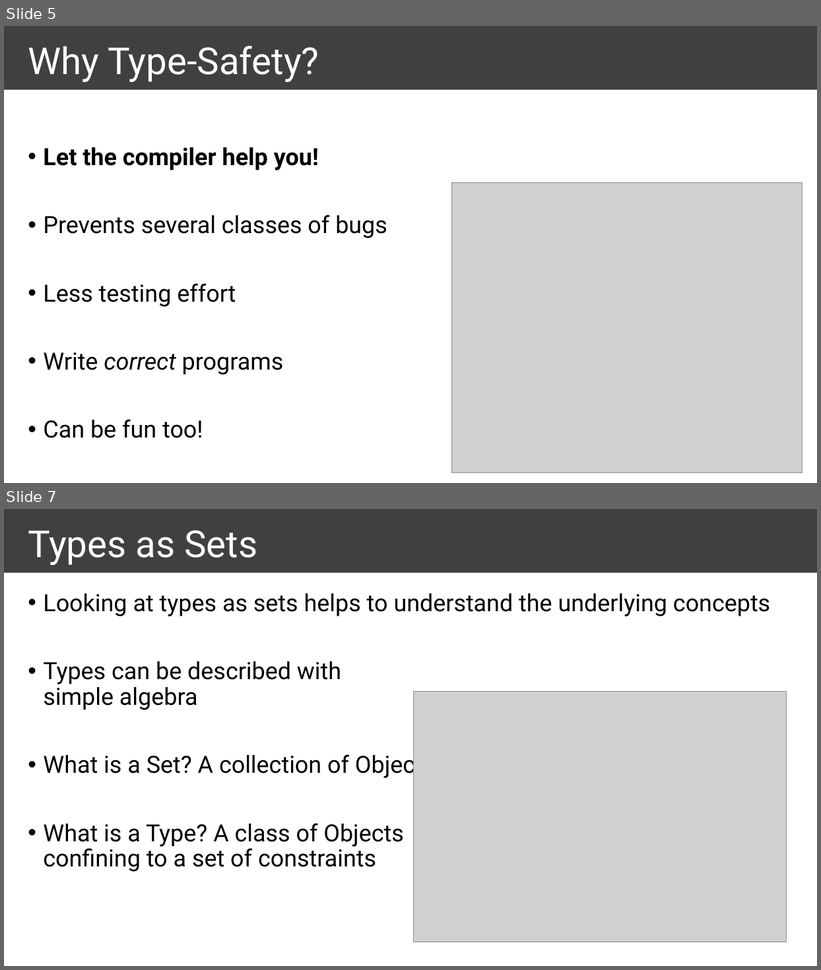
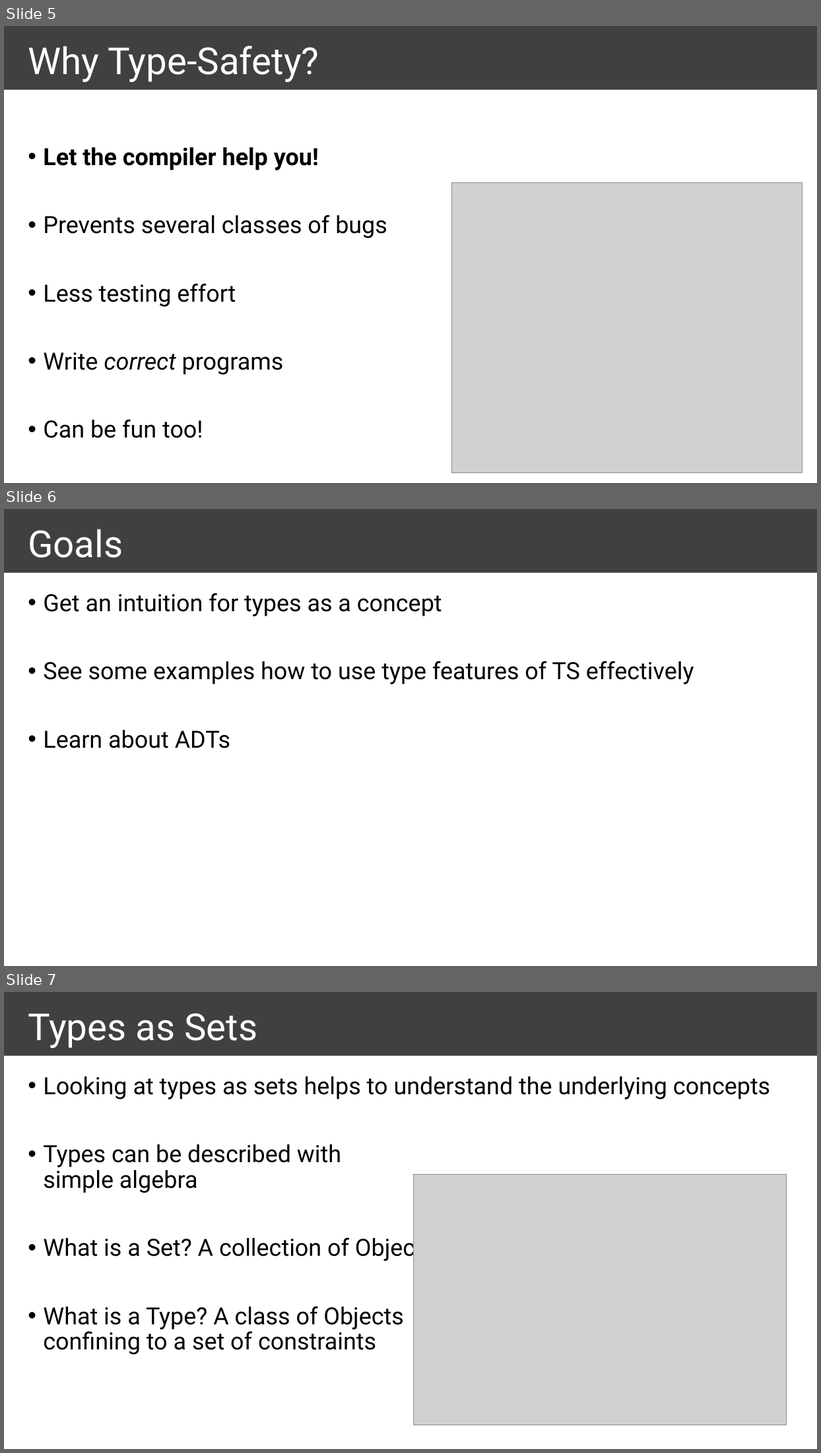
Before and after one commit to ymekesser/a-type-of-magic-presentation, a slide deck: a-type-of-magic.pptx. Shown one above the other, each under a label of ours: slides 5 and 7 before the commit, slides 5, 6 and 7 after it; the slides between them are not shown. The pictures are 821x970 and 821x1453 pixels, drawn with LibreOffice and Linux fonts; fonts in the diff are those of the drawing; grey boxes stand for pictures. Boxes give left, top, right and bottom in pixels: in the first picture for what was removed or moved away, otherwise in the second. Text is boxed around its words. In the diff, an @@ line names an element or a change of style, - is before the commit and + after.

```diff
--- a/a-type-of-magic.pptx
+++ b/a-type-of-magic.pptx
@@ slide 6 added at (x1=4, y1=509, x2=817, y2=966), background #FFFFFF; not listed: 1 template element that a slide beside it also shows @@
@@ title added at (x1=28, y1=529, x2=123, y2=558), 44 pt, text #FFFFFF @@
+Goals
@@ text added at (x1=43, y1=593, x2=694, y2=749), 28 pt, text #000000 @@
+• Get an intuition for types as a concept
+• See some examples how to use type features of TS effectively
+• Learn about ADTs
```
Also in this commit, not shown: 3 slides changed, 1 other slide added, 1 slide removed, 4 other files.
